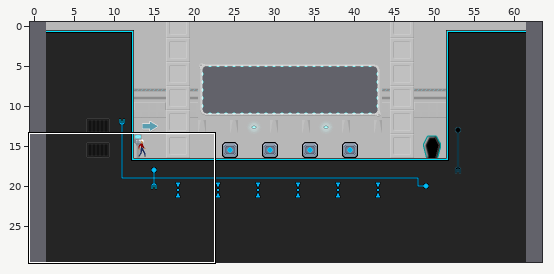
Tiled map (JSON): res/map/NoobParadise_1.json. Above: a wide view before the commit, with the close-up outlined.
Close-up. Before the edit:
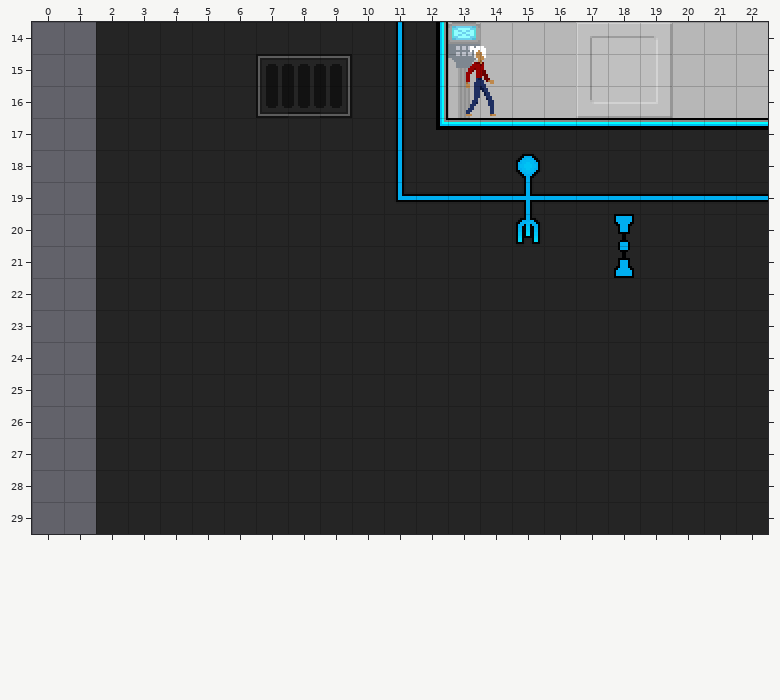
Cells are 16x16 px. Shown: x 0..22, y 14..29. The commit also changed other parts of the map, which this record leaves out. The old version is drawn lined up with the new one.
Once edited:
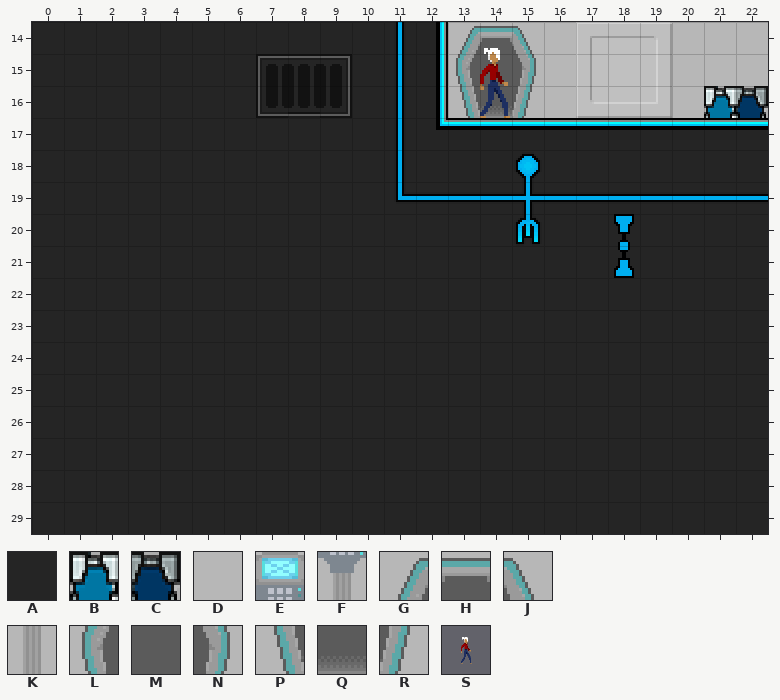
Key: from "main": A 8, B 129, C 130, D 232, E 277, F 302, G 320, H 321, J 322, K 327, L 345, M 346, N 347, P 370, Q 371, R 372; from "objects": S 0.
_ is an empty cell.
Objects are placed by their top-left corner, in cells (3,4 is the top-left corner of cell 3,4); size is 1x1 cell unless given.
The edit:
map size 60x30 -> 64x30 cells (old content now starts at 2,0; both pictures use the new coordinates)
Layer "Tile Layer 1":
Tile A now appears in rows 14 to 29 at x 0 to 1.
The author changed tile D to tile B in row 16 at x 21.
The author changed tile D to tile C in row 16 at x 22.
The author changed tile E to tile G in row 14 at x 13.
The author changed tile D to tile H in row 14 at x 14.
The author changed tile D to tile J in row 14 at x 15.
The author changed tile F to tile L in row 15 at x 13.
The author changed tile D to tile M in row 15 at x 14.
The author changed tile D to tile N in row 15 at x 15.
The author changed tile K to tile P in row 16 at x 13.
The author changed tile D to tile Q in row 16 at x 14.
The author changed tile D to tile R in row 16 at x 15.
Layer "Object Layer 1":
Object S at 12,13.8 size 4x4 becomes S at 12.4,13.9 size 4x4.
